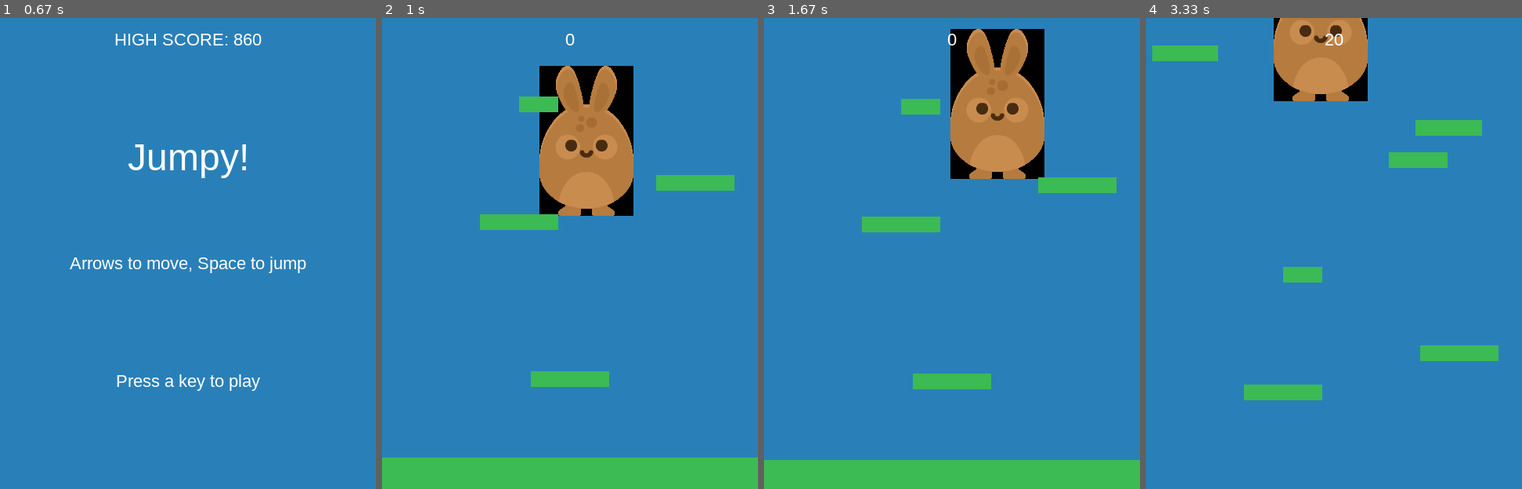
Above: before the commit, frames 1-4 (left to right).
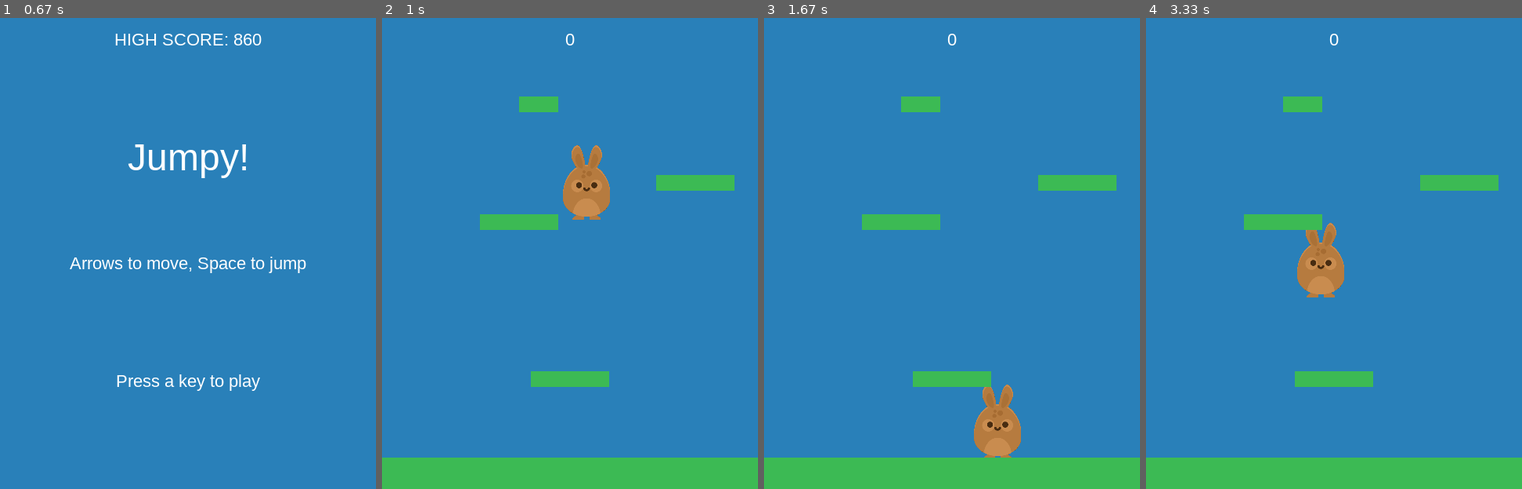
Above: after the commit, the same moments.

Repository: Seigakuin/platformer
Game: pygame game, started from main.py
The game is run twice, just before and just after one commit, with the same random seed, the same clock (stepped at 60 frames per second) and the same inputs.
Inputs:
- Up to frame 1 (0.67 s): hold Right from 0.33 s (still down)
- Up to frame 2 (1 s): release Right at 0.8 s; hold Right from 0.83 s (still down)
- Up to frame 3 (1.67 s): release Right at 1.3 s; hold Left from 1.33 s (still down)
- Up to frame 4 (3.33 s): release Left at 1.87 s; hold Left 1.9-2.3 s; hold Right 2.33-2.97 s; hold Left from 3 s (still down); tap Space at 3.07 s

Frame 1 is identical in both runs. In frame 2, 6.6% of the frame differs, in the area x 41-67%, y 10-43%; in frame 3, 11%; in frame 4, 18%, in the area x 0-100%, y 0-100%.

Commit message:
image transform / set_colorkey((0,0,0))

Diff:
--- a/main.py
+++ b/main.py
@@ -14,6 +14,7 @@
         """ spritesheetの中の特定の画像を切り取る """
         image = pg.Surface((width, height))
         image.blit(self.spritesheet, (0, 0), (x, y, width, height))
+        image = pg.transform.scale(image, (width // 2, height // 2))
         return image
 
 
--- a/sprites.py
+++ b/sprites.py
@@ -11,6 +11,7 @@
         super().__init__()
         self.game = game
         self.image = self.game.spritesheet.get_image(614, 1063, 120, 191)
+        self.image.set_colorkey((0, 0, 0))
         self.rect = self.image.get_rect()
         self.rect.center = (WIDTH / 2, HEIGHT / 2)
         self.pos = vec(WIDTH / 2, HEIGHT / 2)
